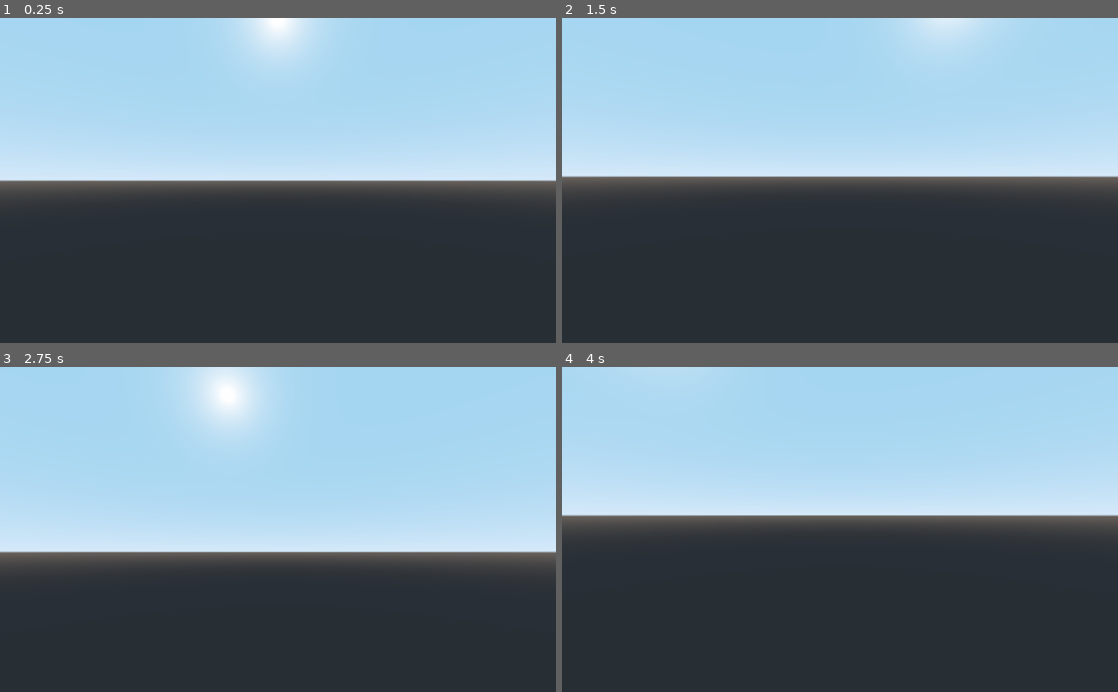
Above: before the commit, frames 1-4 (two rows, left to right).
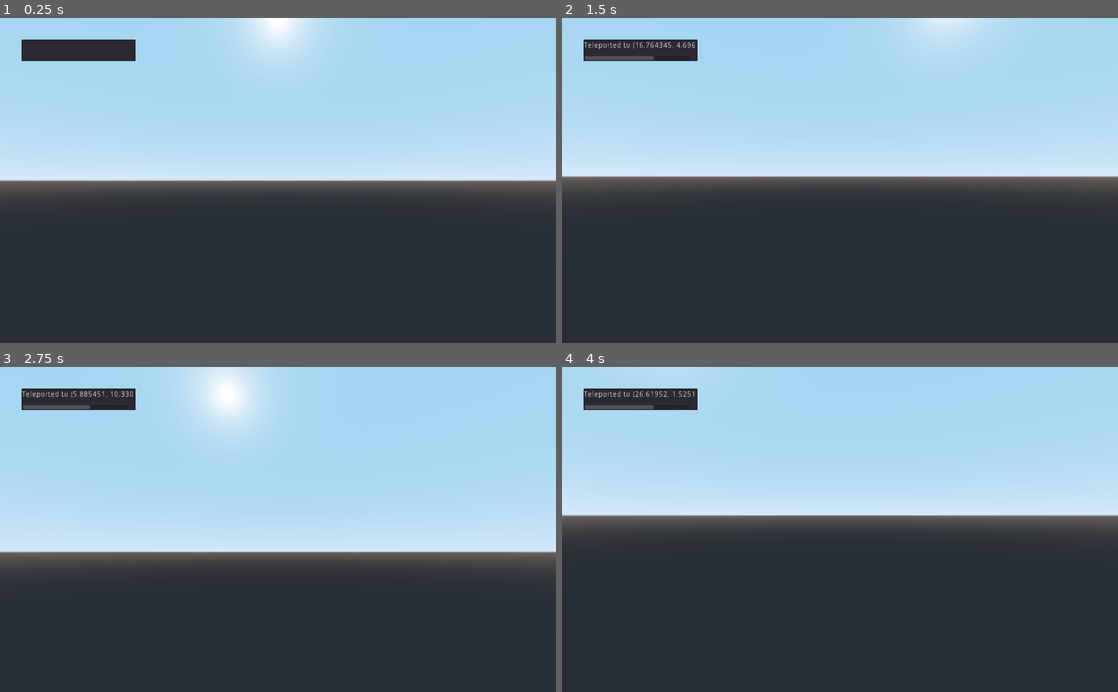
Above: after the commit, the same moments.

Repository: The-Tensox/the-tensox-godot
Game: Godot game, scene res://scenes/Default_world.tscn
Same seed, same stepped clock (60 frames per second), same inputs: the game is played once before the commit and once after it.
Inputs (mouse positions are in pixels of both pictures, inside the frame that each line leads up to):
- Up to frame 1 (0.25 s): no input
- Up to frame 2 (1.5 s): tap Enter at 0.5 s; move the mouse to (867, 180) at 0.52 s; hold K 0.53-1.28 s; hold Up (ui_up) from 0.53 s (still down); click (867, 180) at 0.67 s; tap Space at 1.25 s; move the mouse to (812, 180) at 1.27 s; tap K at 1.35 s
- Up to frame 3 (2.75 s): keep holding Up (ui_up); tap Enter at 2 s; move the mouse to (289, 523) at 2.02 s; hold K from 2.03 s (still down)
- Up to frame 4 (4 s): keep holding Up (ui_up); tap Space at 2.75 s; move the mouse to (834, 536) at 2.77 s; release K at 2.78 s; tap K at 2.85 s; click (834, 536) at 2.92 s; tap Enter at 3.5 s; move the mouse to (878, 532) at 3.52 s; hold K from 3.53 s (still down)

The runs differ from the first frame. In frame 1, 1.4% of the frame differs, in the area x 3-25%, y 6-14%; in frame 2, 1.4%; in frame 3, 1.4%; in frame 4, 1.4%.
Error before the commit: Unable to iterate on object of type 'Nil'. (res://networks/World_Sync.gd:30)
Error after the commit: Invalid get index 'objects' (on base: 'Nil'). (res://networks/World_Sync.gd:34)

Commit message:
Heightmapt stuff

Diff:
--- a/networks/World_Sync.gd
+++ b/networks/World_Sync.gd
@@ -5,6 +5,8 @@
 export var HOST = "127.0.0.1"
 export var PORT_REST = "8001"
 export var PORT_WEBSOCKET = "3012"
+export var BATCH_SIZE = 50 # Batch of objects to query
+var index = 0 # We start querying at index 0 objects
 var ws = null
 var cube = preload("res://scenes/Cube.tscn")
 var instances = Array()
@@ -23,19 +25,25 @@
 	print(ws.connect_to_url(websocket_url))
 
 	# On connection we want to get all the stuff currently in the db
-	request(str("http://", HOST, ":", PORT_REST, "/objects"))
+	request(str("http://", HOST, ":", PORT_REST, "/objects/", index, "/", BATCH_SIZE))
+	#request(str("http://", HOST, ":", PORT_REST, "/objects/count"))
 
-func _on_HTTPRequest_request_completed( result, response_code, headers, body ):
+func _on_HTTPRequest_request_completed( _1, _2, _3, body ):
 	var parsed_json = parse_json(body.get_string_from_utf8())
-	for object in parsed_json:
+	index+=BATCH_SIZE
+	for object in parsed_json["objects"]:
 		_process_data({"data": object, "protocol": "GET"})
+	# While there is objects to GET, we recursively and incrementally query them
+	if parsed_json["items_left"] > 0:
+		request(str("http://", HOST, ":", PORT_REST, "/objects/", index, "/", BATCH_SIZE))
+
 
 func _make_post_request(url, data_to_send, use_ssl):
-    # Convert data to json string:
-    var query = JSON.print(data_to_send)
-    # Add "Content-Type" header:
-    var headers = ["Content-Type: application/json"]
-    $HTTPRequest.request(url, headers, use_ssl, HTTPClient.METHOD_POST, query)
+	# Convert data to json string:
+	var query = JSON.print(data_to_send)
+	# Add "Content-Type" header:
+	var headers = ["Content-Type: application/json"]
+	request(url, headers, use_ssl, HTTPClient.METHOD_POST, query)
 
 
 
@@ -54,24 +62,21 @@
 	dict = parse_json(json_string)
 	_process_data(dict)
 
-func _process(delta):
-
+func _process(_1):
+	# Debug teleport to mesh
+	if Input.is_key_pressed(KEY_K):
+		if len(instances) > 0:
+			get_parent().get_node("Camera").translation = instances[0]["instance"].translation
+		var pos = get_parent().get_node("Camera").translation
+		get_parent().get_node("Camera").get_node("Hud/Text").text = str("Teleported to ", pos)
 	if ws.get_connection_status() == ws.CONNECTION_CONNECTING || ws.get_connection_status() == ws.CONNECTION_CONNECTED:
 		ws.poll()
-	"""
-	if ws.get_peer(1).is_connected_to_host():
-		# ws.get_peer(1).put_var("HI")
-		if ws.get_peer(1).get_available_packet_count() > 0 :
-			var test = ws.get_peer(1).get_var()
-			print("recieve %s" % test)
-	"""
 
 # TODO: find better name
 func _process_data(parsed_json):
 	var data = parsed_json["data"]
 	var protocol = parsed_json["protocol"]
 	var meshInstance
-	print(data)
 
 	for i in range(instances.size()):
 		if protocol == "DELETE_ALL":
@@ -86,20 +91,18 @@
 				# return doesn't work in GDScript like other language it seems =)
 
 	if not meshInstance and protocol != "DELETE":
-		#instance = cube.instance()
 		meshInstance = MeshInstance.new()
 		var mesh
-		# Random color ^^
-		var color = Color(rand_range(0,255), rand_range(0,255), rand_range(0,255))
-		# TODO: fix it doesn't work different color cuz same object = same material
-		# maybe create new material on runtime ...
+		var color
+
 		if data["kind"] == "ground":
 			color = "#663300" # Brown
 		elif data["kind"] == "grass":
 			color = "#003300" # Green
+		color = Color(rand_range(0, 1), rand_range(0, 1), rand_range(0, 1))
+		var mat = SpatialMaterial.new()
+		mat.albedo_color = color
 
-		#instance.get_node("MeshInstance").get_surface_material(0).albedo_color = color
-		#print(instance.get_node("MeshInstance").material_override)
 		match data["mesh"].keys():
 			["Box"]:
 				mesh = CubeMesh.new()
@@ -108,6 +111,7 @@
 				var y = box["y"]
 				var z = box["z"]
 				mesh.size = Vector3(x, y , z)
+				mesh.material = mat
 			["Capsule"]:
 				mesh = CapsuleMesh.new()
 				var capsule = data["mesh"]["Capsule"]
@@ -115,16 +119,34 @@
 				var radius = capsule["radius"]
 				mesh.mid_height = height
 				mesh.radius = radius
+				mesh.material = mat
 			["Array"]:
-				mesh = ArrayMesh.new()
-				var arrays = []
-				var vertex_array = []
-				arrays.resize(Mesh.ARRAY_MAX)
+				print(data["position_x"], data["position_z"])
+				#mesh = ArrayMesh.new()
+				#var arrays = []
+				#var vertex_array = []
+				#arrays.resize(Mesh.ARRAY_MAX)
 				var array = data["mesh"]["Array"]
+				var st = SurfaceTool.new()
+
+				st.begin(Mesh.PRIMITIVE_TRIANGLES)
+				#st.set_material(mat)
 				for i in array["meshes"]:
-					vertex_array.append(Vector3(i["vertices"][0], i["vertices"][1], i["vertices"][2]))
+					#st.add_color(Color(rand_range(0, 1), rand_range(0, 1), rand_range(0, 1)))
+					st.add_vertex(Vector3(i["vertices"][0], i["vertices"][1], i["vertices"][2]))
+
+					#vertex_array.append(Vector3(i["vertices"][0], i["vertices"][1], i["vertices"][2]))
+				"""
 				arrays[Mesh.ARRAY_VERTEX] = vertex_array
 				mesh.add_surface_from_arrays(Mesh.PRIMITIVE_TRIANGLES, arrays)
+				#mesh.lightmap_unwrap(mesh.transform, 1)
+				mesh.regen_normalmaps()
+				"""
+				# Create indices, indices are optional.
+				st.index()
+				st.generate_normals()
+				# Commit to a mesh.
+				mesh = st.commit()
 
 		meshInstance.mesh = mesh
 
@@ -132,11 +154,6 @@
 		var scene_root = get_tree().root.get_children()[0]
 		scene_root.add_child(meshInstance)
 
-	#else:
-	#	print("Uninplemented protocol:", protocol)
-	#print(instance.get_property_list())
-	#instance.global_transform = self.global_transform
-
 	if meshInstance and protocol != "DELETE":
 		meshInstance.scale = Vector3(data["scale_x"], data["scale_y"], data["scale_z"])
 		meshInstance.translation = Vector3(data["position_x"], data["position_y"], data["position_z"])
--- a/scenes/Default_world.tscn
+++ b/scenes/Default_world.tscn
@@ -8,6 +8,16 @@
 [node name="Camera" type="Camera" parent="."]
 transform = Transform( 1, 0, 0, 0, 1, 0, 0, 0, 1, -12.3104, 3.635, -4.54877 )
 script = ExtResource( 1 )
-max_speed = Vector3( 10, 10, 10 )
+distance = 100.0
+pitch_limit = 40
+max_speed = Vector3( 100, 100, 100 )
+
+[node name="Hud" type="CanvasLayer" parent="Camera"]
+
+[node name="Text" type="TextEdit" parent="Camera/Hud"]
+margin_left = 40.0
+margin_top = 40.0
+margin_right = 250.0
+margin_bottom = 80.0
 
 [node name="World_Sync" parent="." instance=ExtResource( 2 )]
